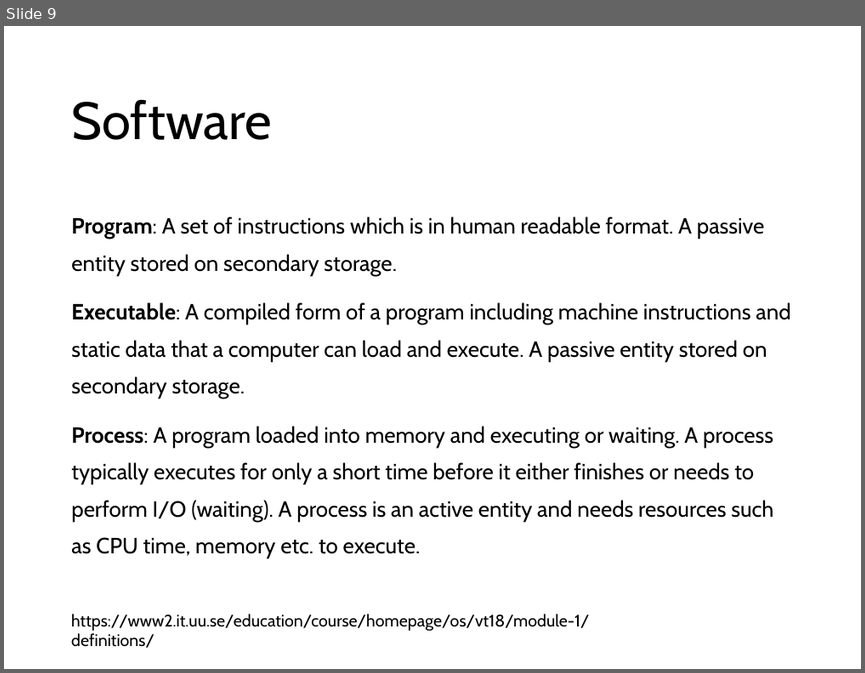
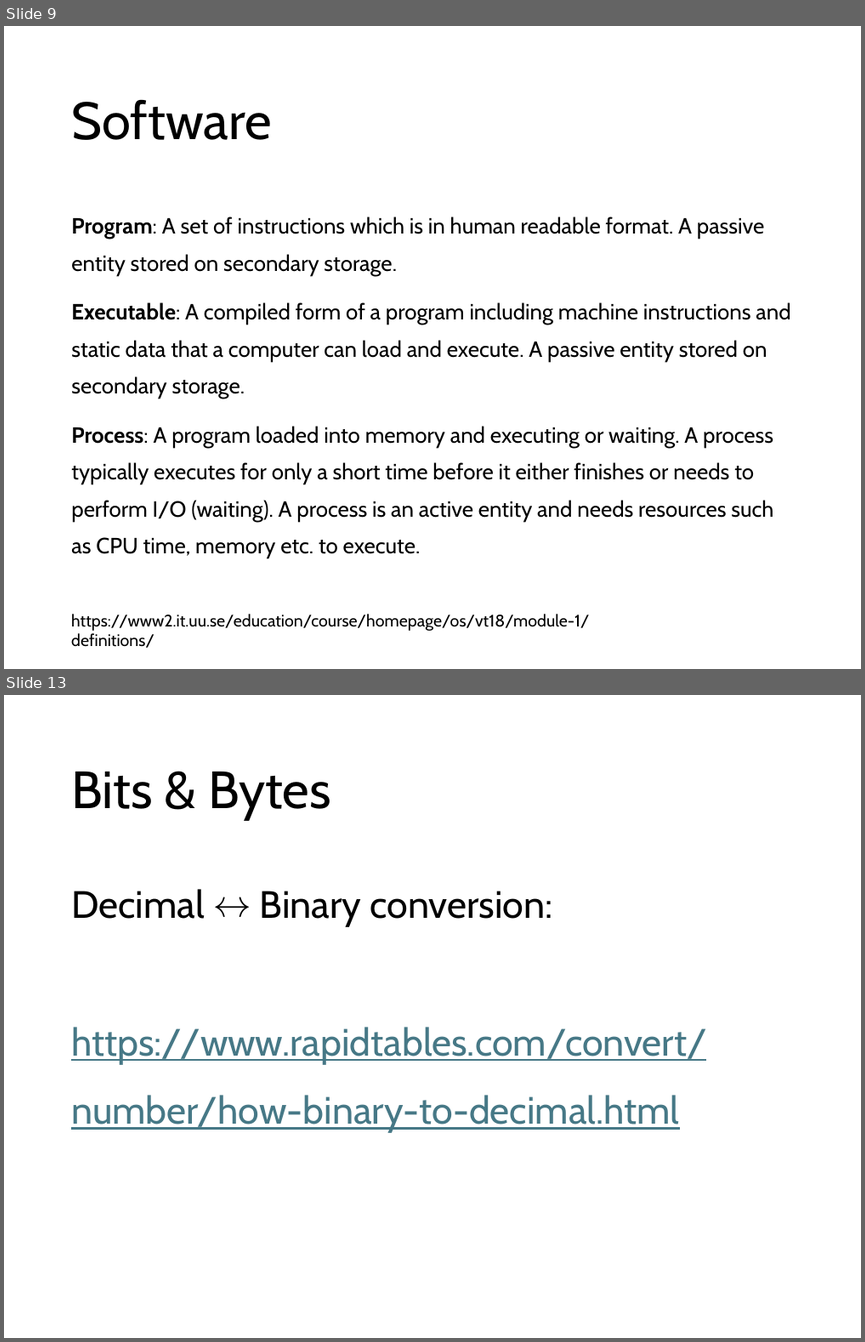
Before and after one commit to ihpar/bit_chem, a slide deck: lecture_notes/BIT_0.pptx. Shown one above the other, each under a label of ours: slide 9 before the commit, slides 9 and 13 after it; the slides between them are not shown. The pictures are 865x673 and 865x1342 pixels, drawn with LibreOffice and Linux fonts; fonts in the diff are those of the drawing. Boxes give left, top, right and bottom in pixels: in the first picture for what was removed or moved away, otherwise in the second. Text is boxed around its words. In the diff, an @@ line names an element or a change of style, - is before the commit and + after.

```diff
--- a/lecture_notes/BIT_0.pptx
+++ b/lecture_notes/BIT_0.pptx
@@ slide 13 added at (4, 695, 861, 1338), background #FFFFFF @@
@@ title added at (71, 771, 330, 820), 44 pt, text #000000 @@
+Bits & Bytes
@@ text added at (71, 889, 707, 1133), 32 pt, text #467886, underline @@
+Decimal ↔ Binary conversion:
+https://www.rapidtables.com/convert/number/how-binary-to-decimal.html
```
Also in this commit, not shown: 3 other slides added.
